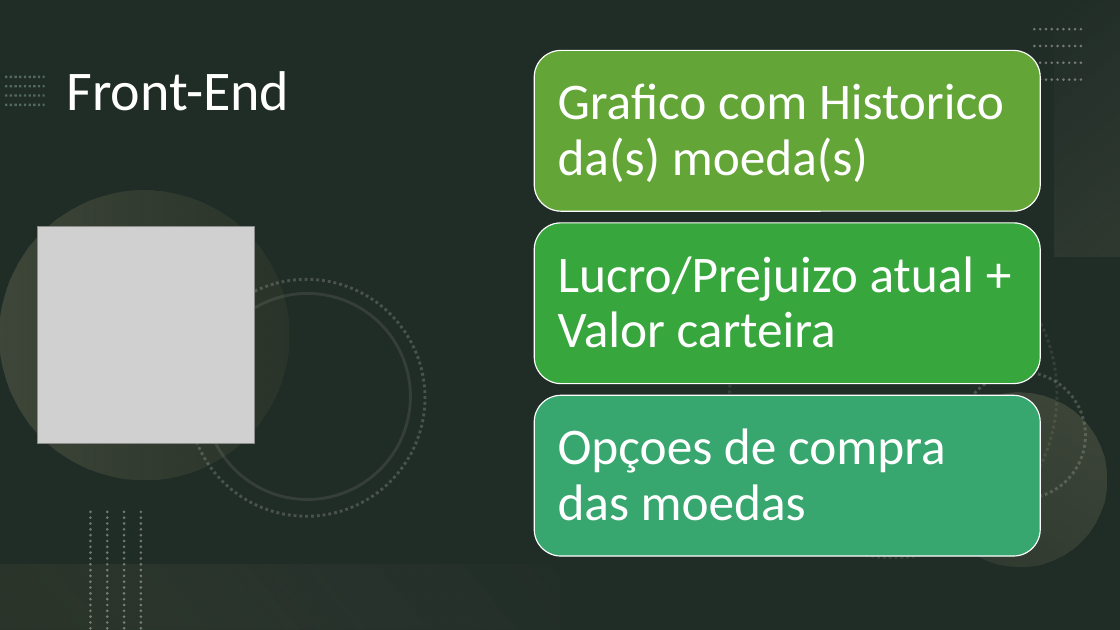
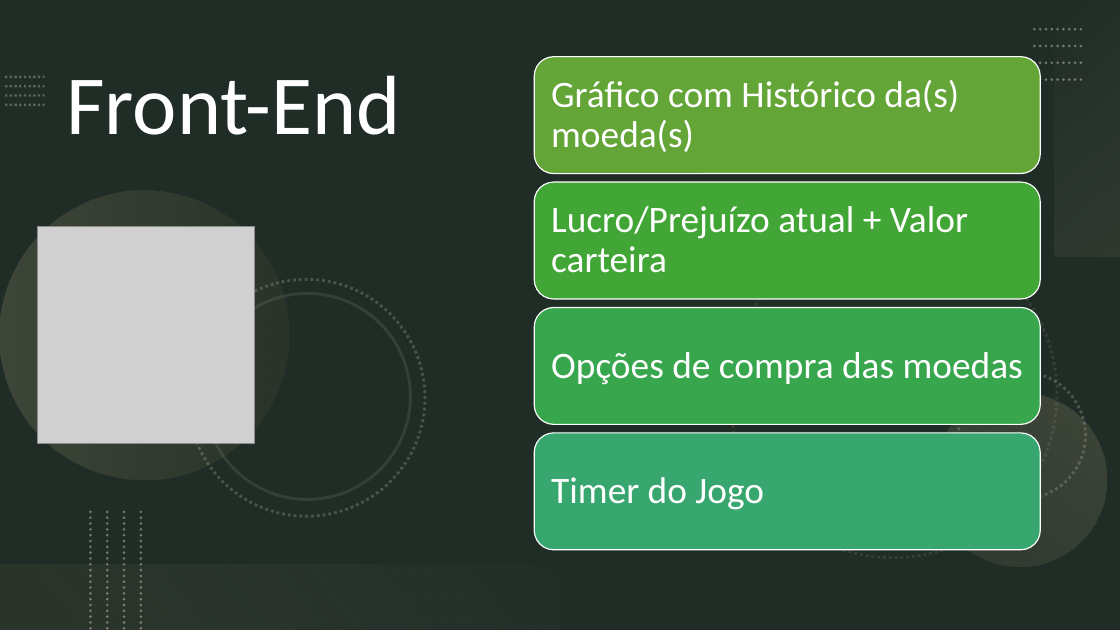
Before and after one commit to pmdmartins21/Crypto-Challenge, a slide deck: slide 6 of Requisitos/CryptoChallenger.pptx. Drawn at 1120x630 pixels with LibreOffice and Linux fonts; fonts in the diff are those of the drawing; grey boxes stand for pictures. Boxes give left, top, right and bottom in pixels: in the first picture for what was removed or moved away, otherwise in the second. Text is boxed around its words. In the diff, an @@ line names an element or a change of style, - is before the commit and + after.

Commit message:
update powerpoint

```diff
--- a/Requisitos/CryptoChallenger.pptx
+++ b/Requisitos/CryptoChallenger.pptx
@@ title "Front-End" at (66, 75, 400, 135): size 48 to 72 pt @@
@@ rounded rectangle: place and size @@
-rounded rectangle at (534, 50, 1040, 211)
+rounded rectangle at (534, 56, 1040, 173)
@@ text at (551, 80, 959, 152): text changed; size 44 to 32 pt @@
-Grafico com Historico da(s) moeda(s)
+Gráfico com Histórico da(s) moeda(s)
@@ rounded rectangle: place and size @@
-rounded rectangle at (534, 223, 1040, 383)
+rounded rectangle at (534, 182, 1040, 299)
@@ rounded rectangle at (534, 182, 1040, 299): fill #37A63D to #42A637 @@
@@ text at (551, 206, 968, 273): text changed; size 44 to 32 pt @@
-Lucro/Prejuizo atual + Valor carteira
+Lucro/Prejuízo atual + Valor carteira
@@ rounded rectangle added at (534, 308, 1040, 424), fill #37A64D, outline #FFFFFF 1 pt @@
@@ text at (551, 352, 1023, 385): text changed; size 44 to 32 pt @@
-Opçoes de compra das moedas
+Opções de compra das moedas
@@ rounded rectangle: place and size @@
-rounded rectangle at (534, 396, 1040, 556)
+rounded rectangle at (534, 433, 1040, 549)
@@ text added at (551, 477, 764, 510), 32 pt, text #FFFFFF @@
+Timer do Jogo
```
Also in this commit, not shown: 5 other slides changed, 1 slide added, 1 slide removed.
